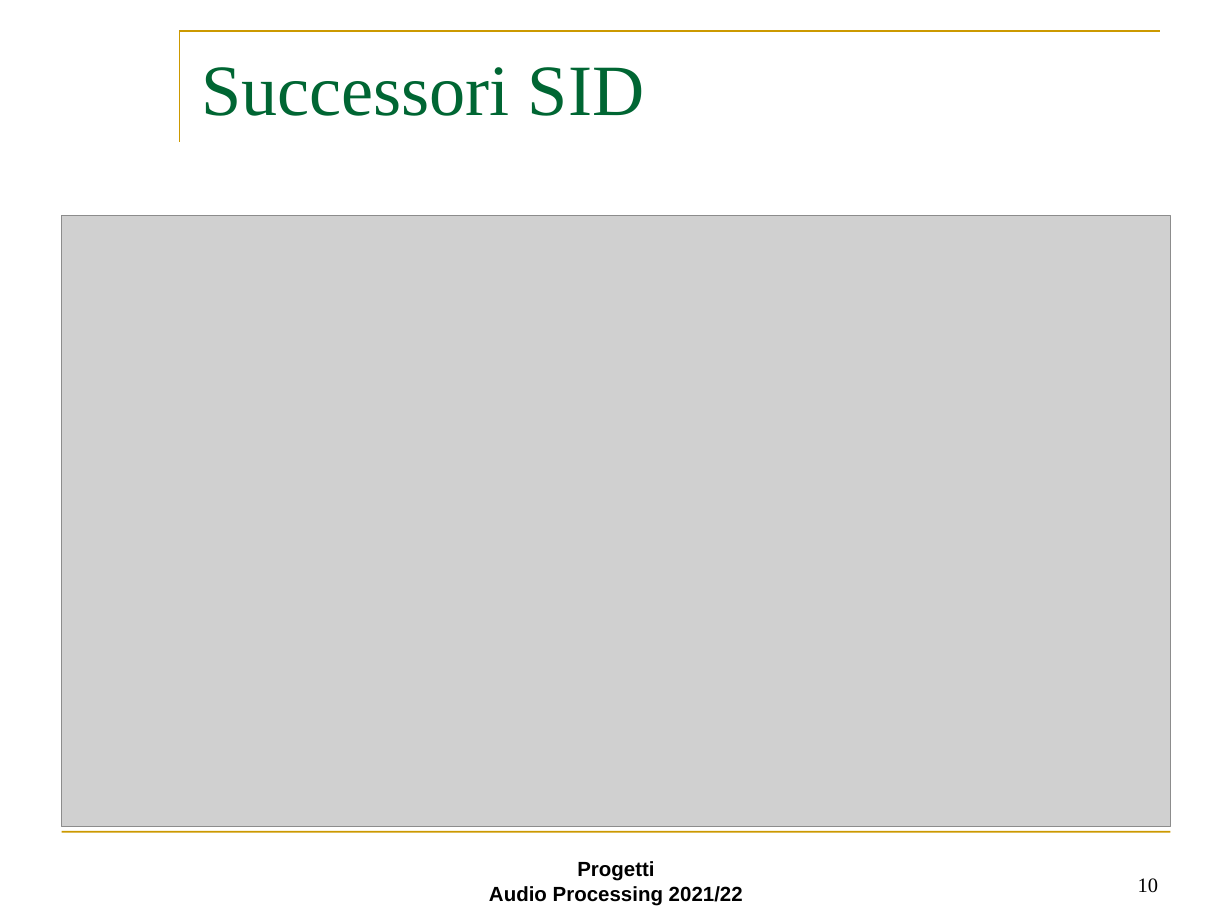
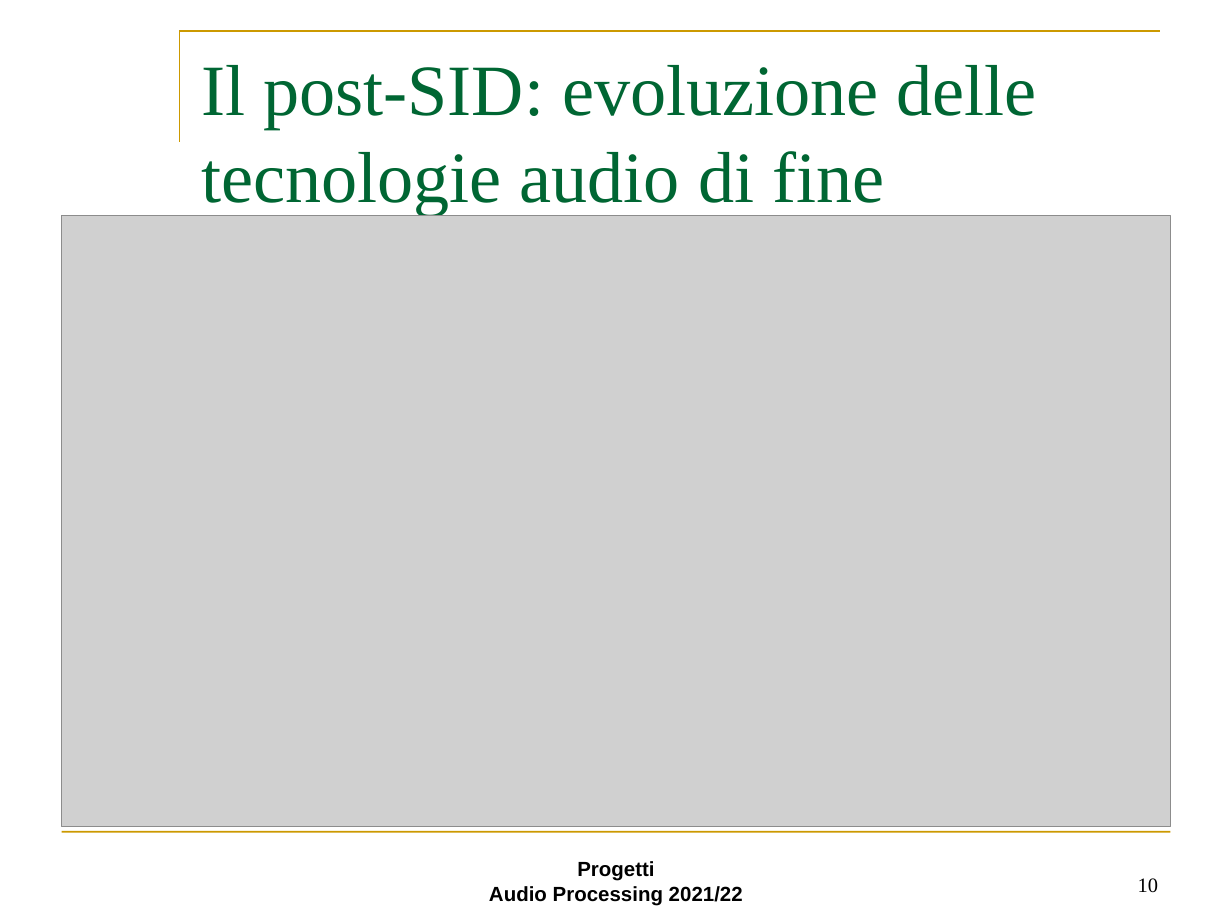
Before and after one commit to Gallo00/Progetto-AUDIO, a slide deck: slide 10 of step3.ppt. Drawn at 1232x924 pixels with LibreOffice and Linux fonts; fonts in the diff are those of the drawing; grey boxes stand for pictures; background and template pictures are left out. Boxes give left, top, right and bottom in pixels: in the first picture for what was removed or moved away, otherwise in the second. Text is boxed around its words. In the diff, an @@ line names an element or a change of style, - is before the commit and + after.

Commit message:
Aggiornamento step 3, titoli e conclusioni, mancano argomenti teorici e successori sid

```diff
--- a/step3.ppt
+++ b/step3.ppt
@@ title at (x1=201, y1=65, x2=1037, y2=216): text changed @@
-Successori SID
+Il post-SID: evoluzione delle tecnologie audio di fine millennio
```
Also in this commit, not shown: 6 other slides changed, 3 slides added, 3 slides removed.
